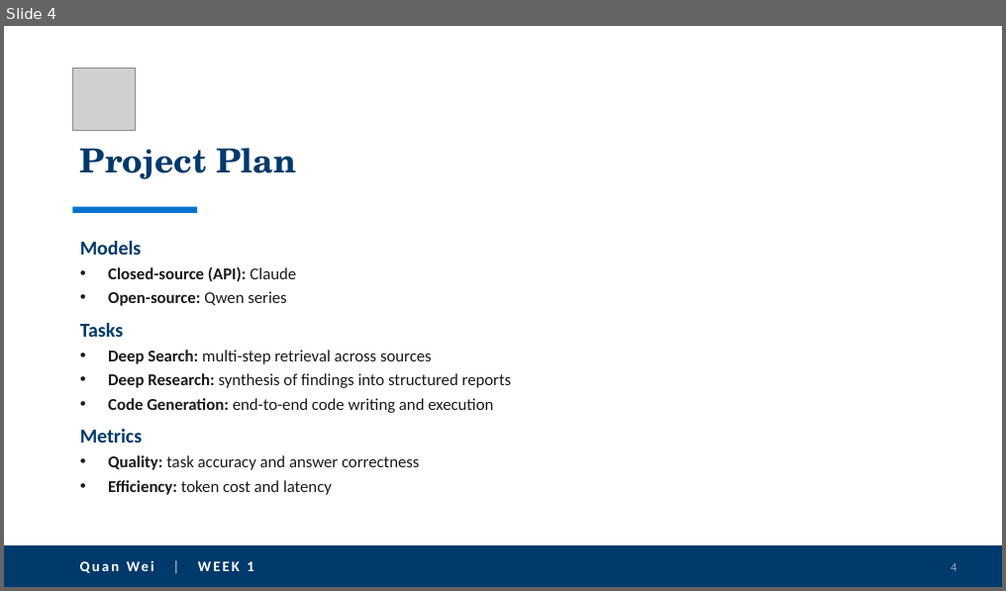
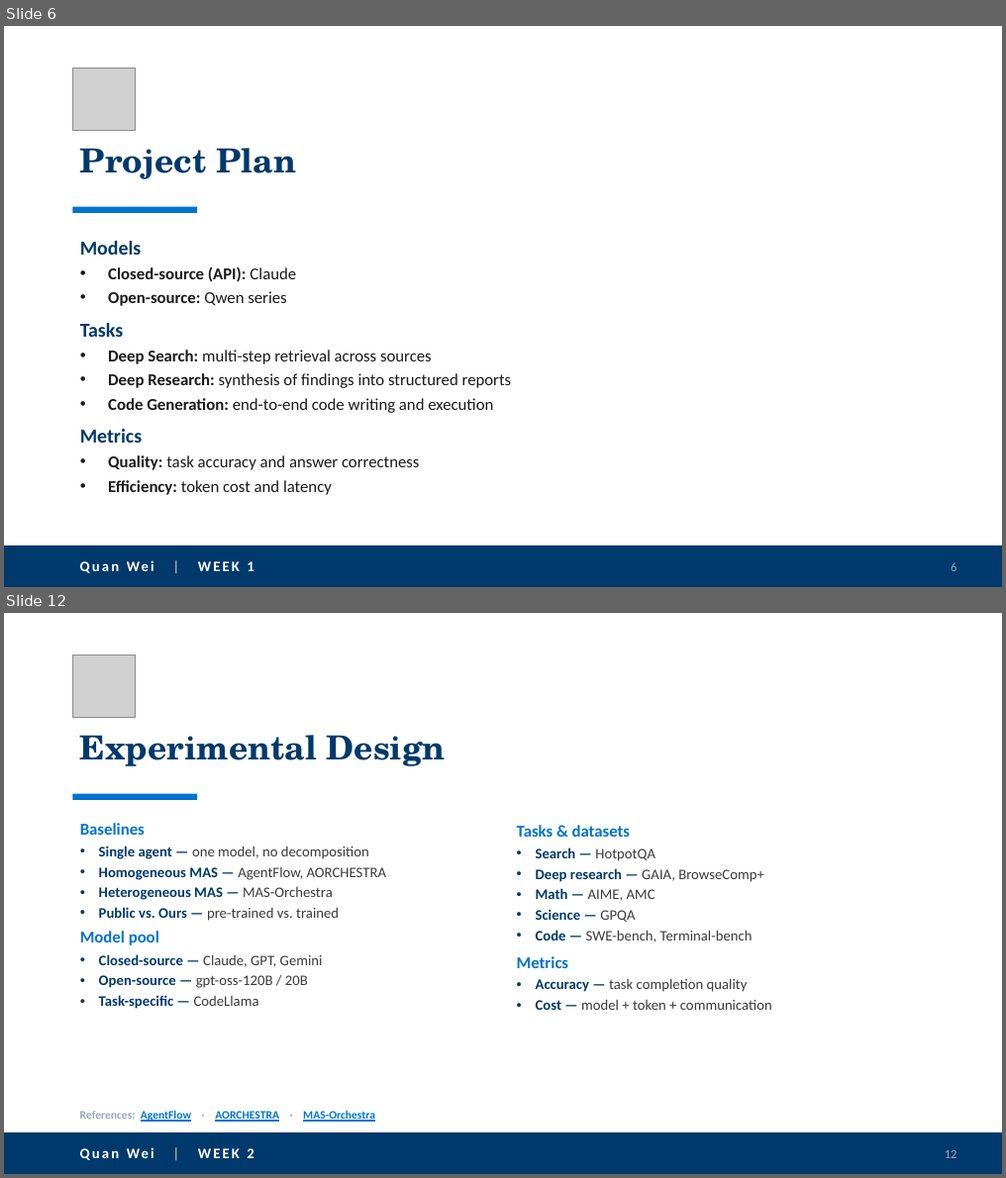
Before and after one commit to quanwei0/summer_intern, a slide deck: project_update.pptx. Shown one above the other, each under a label of ours: slide 4 before the commit, slides 6 and 12 after it; the slides between them are not shown. The pictures are 1006x591 and 1006x1178 pixels, drawn with LibreOffice and Linux fonts; fonts in the diff are those of the drawing; grey boxes stand for pictures. Boxes give left, top, right and bottom in pixels: in the first picture for what was removed or moved away, otherwise in the second. Text is boxed around its words. In the diff, an @@ line names an element or a change of style, - is before the commit and + after.

```diff
--- a/project_update.pptx
+++ b/project_update.pptx
@@ slide 12 added at (4, 613, 1002, 1174), background #FFFFFF @@
@@ picture added at (73, 655, 135, 717) @@
@@ title added at (80, 735, 446, 766), 32 pt, text #00396B, bold @@
+Experimental Design
@@ rectangle added at (73, 794, 198, 800), fill #0073CF @@
@@ text added at (80, 823, 386, 1009), 14 pt, text #3A3A3C @@
+Baselines
+• Single agent — one model, no decomposition
+• Homogeneous MAS — AgentFlow, AORCHESTRA
+• Heterogeneous MAS — MAS-Orchestra
+• Public vs. Ours — pre-trained vs. trained
+Model pool
+• Closed-source — Claude, GPT, Gemini
+• Open-source — gpt-oss-120B / 20B
+• Task-specific — CodeLlama
@@ text added at (517, 825, 772, 1010), 14 pt, text #3A3A3C @@
+Tasks & datasets
+• Search — HotpotQA
+• Deep research — GAIA, BrowseComp+
+• Math — AIME, AMC
+• Science — GPQA
+• Code — SWE-bench, Terminal-bench
+Metrics
+• Accuracy — task completion quality
+• Cost — model + token + communication
@@ text added at (80, 1110, 375, 1123), 11 pt, text #0073CF, bold, underline @@
+References: AgentFlow · AORCHESTRA · MAS-Orchestra
@@ rectangle added at (4, 1133, 1002, 1174), fill #00396B @@
@@ text added at (127, 1148, 253, 1158), 14 pt, text #FFFFFF, bold @@
+Quan Wei | WEEK 2
@@ page number added at (944, 1151, 957, 1158), 12 pt, text #9AA7B5 @@
+12
@@ what was slide 4 is now slide 6 @@
@@ page number at (950, 563, 956, 571): text changed @@
-4
+6
```
Also in this commit, not shown: 7 other slides added.
